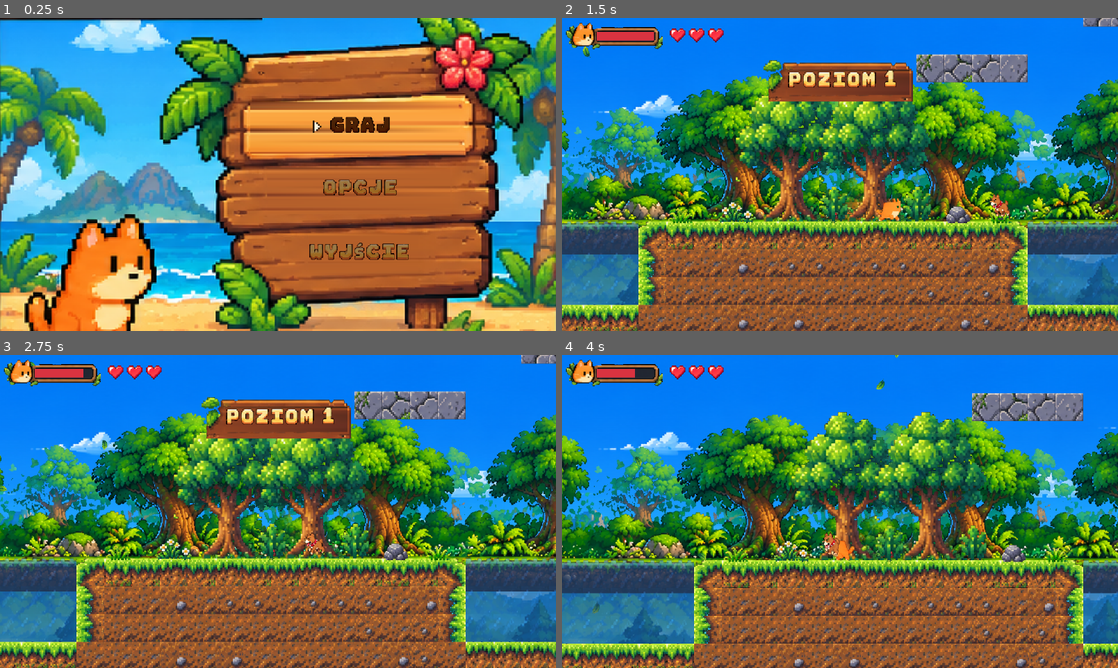
Above: before the commit, frames 1-4 (two rows, left to right).
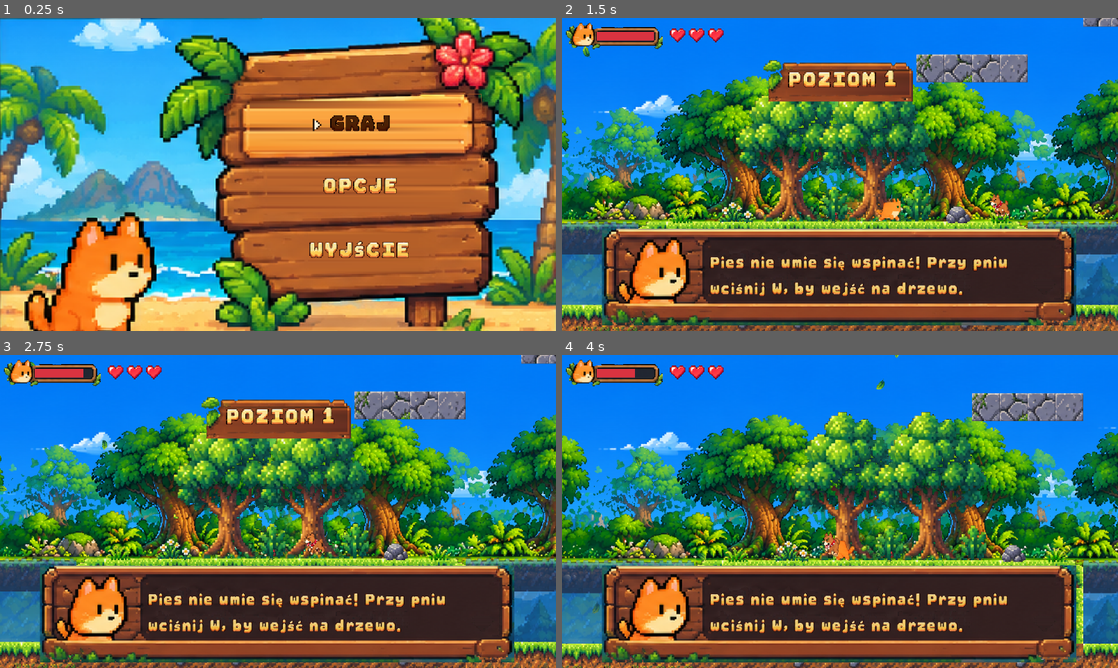
Above: after the commit, the same moments.

Repository: leksa-dev/cat-platformer
Game: Godot game, scene res://scenes/ui/main_menu.tscn
Same seed, same stepped clock (60 frames per second), same inputs: the game is played once before the commit and once after it.
Inputs:
- Up to frame 1 (0.25 s): no input
- Up to frame 2 (1.5 s): tap Enter (ui_accept) at 0.5 s; hold J (attack) 0.53-1.28 s; hold D (right) from 0.53 s (still down); tap Space (jump) at 0.77 s; tap Shift (dash) at 1.35 s
- Up to frame 3 (2.75 s): tap Space (jump) at 1.52 s; release D (right) at 2.03 s; hold A (left) from 2.03 s (still down); tap K (fart) at 2.1 s
- Up to frame 4 (4 s): release A (left) at 2.78 s; hold D (right) from 2.78 s (still down); tap X at 2.85 s; tap Space (jump) at 3.02, 3.77 s; tap C at 3.6 s

The runs differ from the first frame. In frame 1, 24% of the frame differs, in the area x 0-100%, y 0-100%; in frame 2, 24%; in frame 3, 24%; in frame 4, 24%, in the area x 7-93%, y 67-99%.

Commit message:
Menu plank follows selection, level 2 music track, hint dialogs
Co-Authored-By: Claude Opus 5.5 <noreply@anthropic.com>
Claude-Session: https://claude.ai/code/session_011nTXPMpz8sabEPGxZfve52

Diff:
--- a/assets/game/ui/layout.json
+++ b/assets/game/ui/layout.json
@@ -1,8 +1,12 @@
 {
+ "menu_plank": [
+  129,
+  44
+ ],
  "menu_rows_y": [
-  63,
-  99,
-  136
+  62,
+  98,
+  135
  ],
  "menu_sign_x": 208,
  "pause_title_y": 12,
--- a/scenes/level/level_01.tscn
+++ b/scenes/level/level_01.tscn
@@ -1,5 +1,6 @@
 [gd_scene format=4]
 
+[ext_resource type="PackedScene" path="res://scenes/objects/hint.tscn" id="h_hint"]
 [ext_resource type="Script" path="res://scenes/level/level.gd" id="1_level"]
 [ext_resource type="TileSet" path="res://scenes/level/tileset.tres" id="2_tiles"]
 [ext_resource type="PackedScene" path="res://scenes/player/cat.tscn" id="3_cat"]
@@ -312,4 +313,12 @@
 scale_amount_min = 0.2
 scale_amount_max = 0.333333
 
+[node name="Hint1" parent="." instance=ExtResource("h_hint")]
+position = Vector2(200, 224)
+text = "Pies nie umie się wspinać! Przy pniu wciśnij W, by wejść na drzewo."
+
+[node name="Hint2" parent="." instance=ExtResource("h_hint")]
+position = Vector2(1176, 224)
+text = "Szyb: skacz od ściany do ściany, żeby wspiąć się wyżej."
+
 [node name="HUD" parent="." instance=ExtResource("5_hud")]
--- a/scenes/level/level_02.tscn
+++ b/scenes/level/level_02.tscn
@@ -1,5 +1,6 @@
 [gd_scene format=4]
 
+[ext_resource type="PackedScene" path="res://scenes/objects/hint.tscn" id="h_hint"]
 [ext_resource type="Script" path="res://scenes/level/level.gd" id="r0"]
 [ext_resource type="Texture2D" path="res://assets/game/lvl2/layer_1_sky.png" id="r1"]
 [ext_resource type="Texture2D" path="res://assets/game/lvl2/layer_2_clouds.png" id="r2"]
@@ -825,4 +826,16 @@
 scale_amount_min = 0.2
 scale_amount_max = 0.333333
 
+[node name="Hint1" parent="." instance=ExtResource("h_hint")]
+position = Vector2(152, 224)
+text = "Pod palmami spadają kokosy! Uskocz, a potem zjedz kokos - doda zdrowia."
+
+[node name="Hint2" parent="." instance=ExtResource("h_hint")]
+position = Vector2(584, 224)
+text = "Bar: podejdź do lady, drink przywraca całe zdrowie."
+
+[node name="Hint3" parent="." instance=ExtResource("h_hint")]
+position = Vector2(744, 224)
+text = "Na wodzie surfujesz. Spacja / ✕ to podskok nad skałą i rekinem."
+
 [node name="HUD" parent="." instance=ExtResource("r53")]
--- /dev/null
+++ b/scenes/objects/hint.gd
@@ -0,0 +1,14 @@
+extends Area2D
+# Invisible tip: the first time the cat walks past, the HUD shows `text` in the dialog box for a few seconds.
+
+@export_multiline var text := ""
+
+
+func _ready() -> void:
+	body_entered.connect(_on_body_entered)
+
+
+func _on_body_entered(body: Node2D) -> void:
+	if body.is_in_group("player"):
+		Game.hint.emit(text)
+		queue_free()  # once per level load
--- /dev/null
+++ b/scenes/objects/hint.tscn
@@ -0,0 +1,15 @@
+[gd_scene format=3]
+
+[ext_resource type="Script" path="res://scenes/objects/hint.gd" id="1_s"]
+
+[sub_resource type="RectangleShape2D" id="shape"]
+size = Vector2(8, 400)
+
+[node name="Hint" type="Area2D"]
+collision_layer = 0
+monitorable = false
+script = ExtResource("1_s")
+
+[node name="CollisionShape2D" type="CollisionShape2D" parent="."]
+position = Vector2(0, -200)
+shape = SubResource("shape")
--- a/scenes/ui/hud.gd
+++ b/scenes/ui/hud.gd
@@ -6,6 +6,7 @@
 func _ready() -> void:
 	Game.message.connect(_on_message)
 	Game.hp_changed.connect(_on_hp_changed)
+	Game.hint.connect(_on_hint)
 	for i in Game.START_LIVES:
 		var heart := TextureRect.new()
 		heart.texture = HEART
@@ -34,6 +35,19 @@
 	tween.tween_property($Banner, "modulate:a", 0.0, 0.6)
 
 
+var _hint_tween: Tween
+
+
+func _on_hint(text: String) -> void:
+	$HintBox/Text.text = text
+	if _hint_tween:
+		_hint_tween.kill()
+	_hint_tween = create_tween()
+	_hint_tween.tween_property($HintBox, "modulate:a", 1.0, 0.3)
+	_hint_tween.tween_interval(4.0)
+	_hint_tween.tween_property($HintBox, "modulate:a", 0.0, 0.6)
+
+
 func refresh_hearts() -> void:
 	for i in $Lives.get_child_count():
 		# lost lives stay as dark hearts
--- a/scenes/ui/hud.tscn
+++ b/scenes/ui/hud.tscn
@@ -92,6 +92,25 @@
 offset_bottom = 42
 horizontal_alignment = 1
 
+[node name="HintBox" type="TextureRect" parent="."]
+expand_mode = 1
+modulate = Color(1, 1, 1, 0)
+offset_left = 23.0
+offset_top = 121.0
+offset_right = 296.0
+offset_bottom = 177.0
+texture = ExtResource("5_dialog")
+
+[node name="Text" type="Label" parent="HintBox"]
+modulate = Color(0.95, 0.9, 0.8, 1)
+offset_left = 62
+offset_top = 7
+offset_right = 252
+offset_bottom = 49
+theme_override_font_sizes/font_size = 12
+autowrap_mode = 3
+vertical_alignment = 1
+
 [node name="Pause" type="Control" parent="."]
 layout_mode = 3
 anchors_preset = 15
--- a/scenes/ui/main_menu.gd
+++ b/scenes/ui/main_menu.gd
@@ -31,9 +31,10 @@
 
 
 func _on_select(index: int) -> void:
-	# the top plank is orange in the art: golden text is unreadable on it, use dark wood colours
-	if not items.is_empty():
-		items[0].modulate = Color(0.3, 0.15, 0.04) if index == 0 else Color(0.5, 0.3, 0.12)
+	# the orange plank follows the selection; golden text is unreadable on it, use dark wood colour there
+	$Plank.position.y = items[index].position.y - 9
+	for i in items.size():
+		items[i].modulate = Color(0.3, 0.15, 0.04) if i == index else Color.WHITE
 
 
 func _process(delta: float) -> void:
--- a/scenes/ui/main_menu.tscn
+++ b/scenes/ui/main_menu.tscn
@@ -3,6 +3,7 @@
 [ext_resource type="Script" path="res://scenes/ui/main_menu.gd" id="1_s"]
 [ext_resource type="Texture2D" path="res://assets/game/ui/menu_bg.png" id="2_bg"]
 [ext_resource type="Texture2D" path="res://assets/game/ui/arrow.png" id="3_arrow"]
+[ext_resource type="Texture2D" path="res://assets/game/ui/menu_plank_hi.png" id="4_plank"]
 
 [node name="MainMenu" type="Control"]
 layout_mode = 3
@@ -17,25 +18,33 @@
 offset_bottom = 180.0
 texture = ExtResource("2_bg")
 
+[node name="Plank" type="TextureRect" parent="."]
+expand_mode = 1
+offset_left = 129.0
+offset_top = 44.0
+offset_right = 277.0
+offset_bottom = 82.0
+texture = ExtResource("4_plank")
+
 [node name="Item0" type="Label" parent="."]
 offset_left = 148
-offset_top = 54
+offset_top = 53
 offset_right = 268
-offset_bottom = 70
+offset_bottom = 69
 horizontal_alignment = 1
 
 [node name="Item1" type="Label" parent="."]
 offset_left = 148
-offset_top = 90
+offset_top = 89
 offset_right = 268
-offset_bottom = 106
+offset_bottom = 105
 horizontal_alignment = 1
 
 [node name="Item2" type="Label" parent="."]
 offset_left = 148
-offset_top = 127
+offset_top = 126
 offset_right = 268
-offset_bottom = 143
+offset_bottom = 142
 horizontal_alignment = 1
 
 [node name="Arrow" type="TextureRect" parent="."]
--- a/scripts/game.gd
+++ b/scripts/game.gd
@@ -2,6 +2,7 @@
 
 signal message(text: String)  # empty text hides the message
 signal hp_changed(hp: int, max_hp: int)  # cat health bar
+signal hint(text: String)  # tip in the dialog box at the bottom, fades on its own
 
 const START_LIVES := 3
 const MENU := "res://scenes/ui/main_menu.tscn"
@@ -101,7 +102,9 @@
 	if track == _music_track and _music.playing:
 		return
 	_music_track = track
-	_music.stream = load(AUDIO % ("music_" + track))
+	var path := AUDIO % ("music_" + track)
+	var mp3 := path.get_basename() + ".mp3"  # full-length tracks come as mp3, generated chiptunes as wav
+	_music.stream = load(mp3 if ResourceLoader.exists(mp3) else path)
 	if music_on:
 		_music.play()
 
Not shown, added: assets/game/audio/music_beach.mp3.import
Not shown, removed: assets/game/audio/music_beach.wav.import
Binary file changed: assets/game/ui/menu_bg.png
Binary file added: assets/game/ui/menu_plank_hi.png
Not shown, added: assets/game/ui/menu_plank_hi.png.import
Not shown, added: scenes/objects/hint.gd.uid
Not shown, added: assets/game/audio/music_beach.mp3
Not shown, removed: assets/game/audio/music_beach.wav
